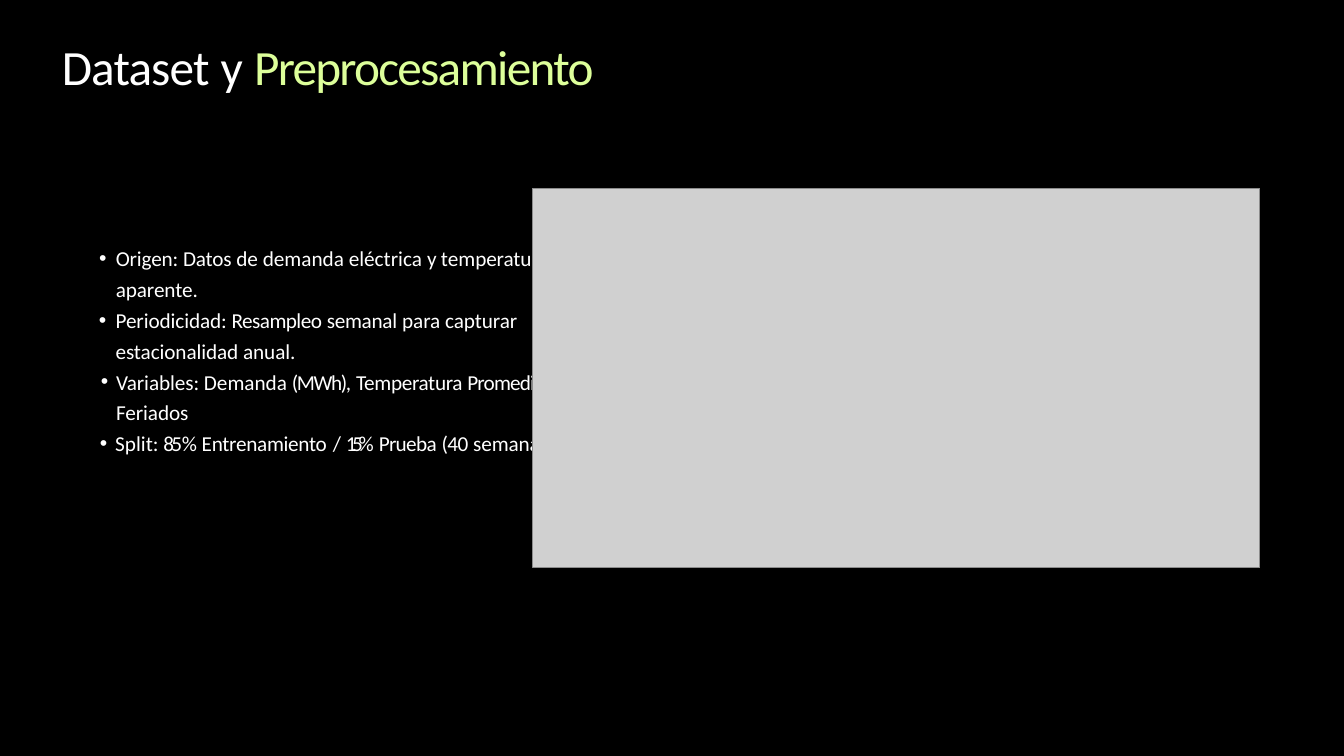
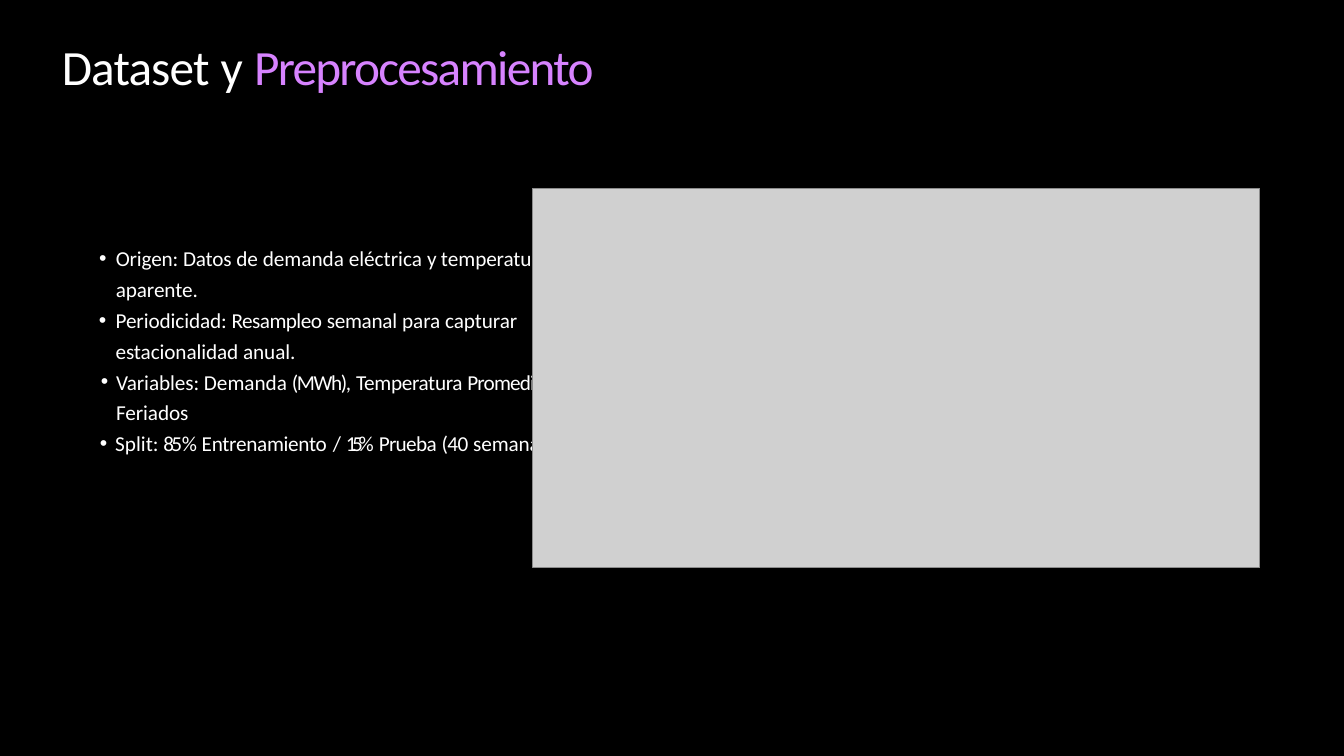
Before and after one commit to alexisbarnique/ceia-ast-tpf, a slide deck: slide 2 of Pronóstico de Demanda Eléctrica GBA.pptx. Drawn at 1344x756 pixels with LibreOffice and Linux fonts; fonts in the diff are those of the drawing; grey boxes stand for pictures. Boxes give left, top, right and bottom in pixels: in the first picture for what was removed or moved away, otherwise in the second. Text is boxed around its words. In the diff, an @@ line names an element or a change of style, - is before the commit and + after.

```diff
--- a/Pronóstico de Demanda Eléctrica GBA.pptx
+++ b/Pronóstico de Demanda Eléctrica GBA.pptx
@@ title "Dataset y Preprocesamiento" at (x1=62, y1=51, x2=593, y2=93): text colour #DDFF9A to #D783FF in "Preprocesamiento" @@
```
Also in this commit, not shown: 9 other slides changed.
